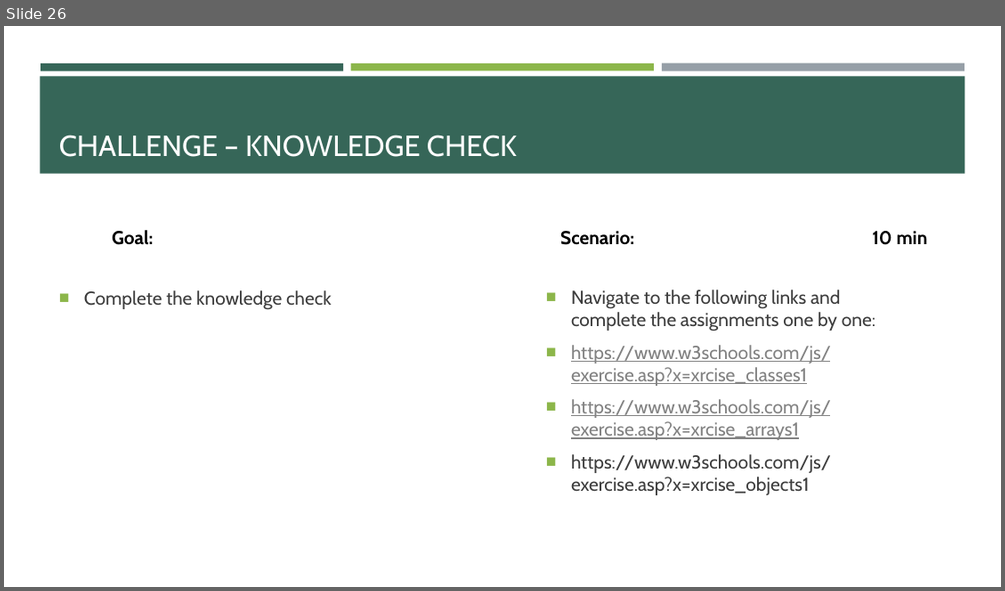
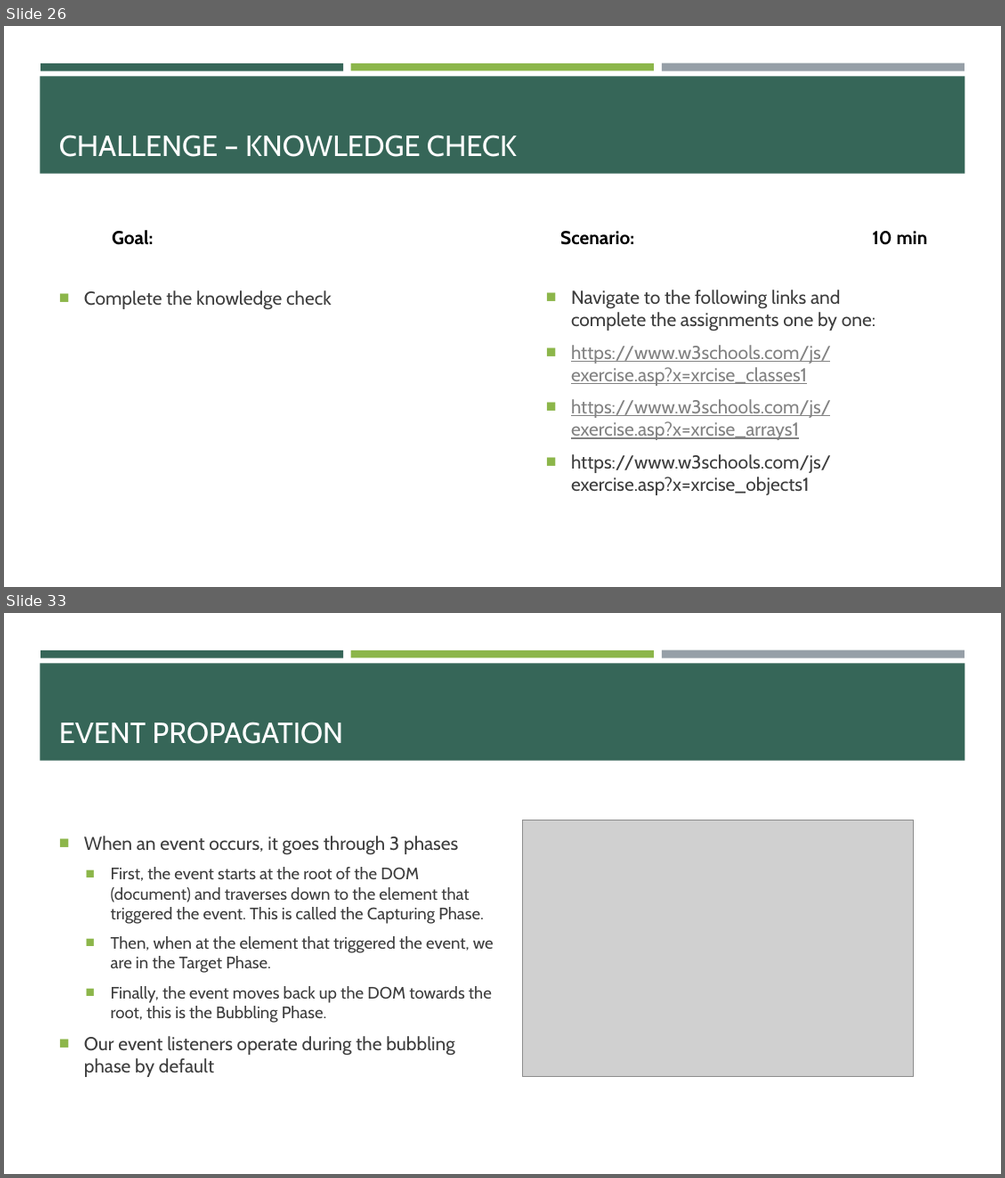
Before and after one commit to e-m-wilson/SNOW, a slide deck: Week_1/004-JavaScript/JavaScript.pptx. Shown one above the other, each under a label of ours: slide 26 before the commit, slides 26 and 33 after it; the slides between them are not shown. The pictures are 1005x591 and 1005x1178 pixels, drawn with LibreOffice and Linux fonts; fonts in the diff are those of the drawing; grey boxes stand for pictures. Boxes give left, top, right and bottom in pixels: in the first picture for what was removed or moved away, otherwise in the second. Text is boxed around its words. In the diff, an @@ line names an element or a change of style, - is before the commit and + after.

```diff
--- a/Week_1/004-JavaScript/JavaScript.pptx
+++ b/Week_1/004-JavaScript/JavaScript.pptx
@@ slide 33 added at (4, 613, 1001, 1174), background #FFFFFF; not listed: 4 template elements that a slide beside it also shows @@
@@ title added at (59, 722, 343, 744), 28 pt, text #FFFFFF @@
+EVENT PROPAGATION
@@ picture added at (522, 820, 914, 1077) @@
@@ text added at (84, 835, 494, 1077), 16 pt, text #3D3D3D @@
+■ When an event occurs, it goes through 3 phases
+  ■ First, the event starts at the root of the DOM (document) and traverses down to the element that triggered the event. This is called the Capturing Phase.
+  ■ Then, when at the element that triggered the event, we are in the Target Phase.
+  ■ Finally, the event moves back up the DOM towards the root, this is the Bubbling Phase.
+■ Our event listeners operate during the bubbling phase by default
```
Also in this commit, not shown: 1 slide changed, 20 other slides added, 1 other file.
